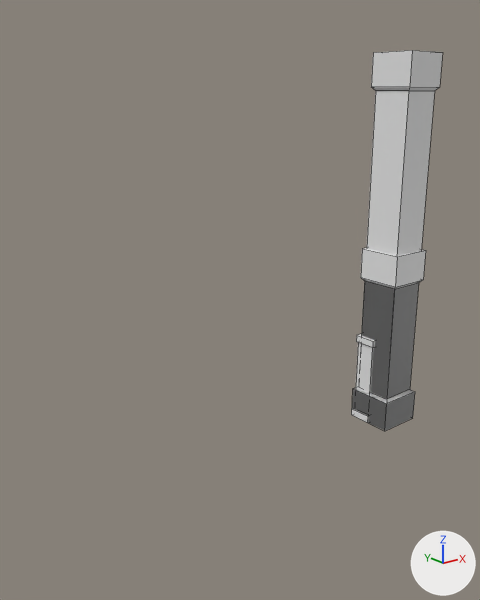
The Blender file BlenderAssets/FConSupport.blend: old version first, new version second.
The view is the same before and after, from a 50 mm camera at (-5.45, -4.71, 3.63) aimed at (-1.77, -0.12, 1.79). Arrows for +X, +Y and +Z are at lower right; the lights stay in place. Mesh edges are drawn as thin lines.

The scene before the commit, as lines of its bpy script (objects in view):
```python
me_cube_002 = bpy.data.meshes.new('Cube.002')
me_cube_002.from_pydata(...)  # 24 vertices, 22 faces; spans x 0.0..0.5, y -0.5..0.0, z 0.0..2.0
me_cube_003 = bpy.data.meshes.new('Cube.003')
me_cube_003.from_pydata(...)  # 24 vertices, 22 faces; spans x 0.0..0.5, y -0.5..0.0, z 0.0..4.0
me_cube_008 = bpy.data.meshes.new('Cube.008')
me_cube_008.from_pydata(...)  # 24 vertices, 22 faces; spans x 0.0..0.25, y -0.25..0.0, z 0.0..1.0
ob_sm_fconsupport1m = bpy.data.objects.new('SM_FConSupport1m', me_cube_008)
ob_sm_fconsupport1m.location = (0.0, 0.0, 0.0)
ob_sm_fconsupport2m = bpy.data.objects.new('SM_FConSupport2m', me_cube_002)
ob_sm_fconsupport2m.location = (0.0, 0.0, 0.0)
ob_sm_fconsupport4m = bpy.data.objects.new('SM_FConSupport4m', me_cube_003)
ob_sm_fconsupport4m.location = (0.0, 0.0, 0.0)
```
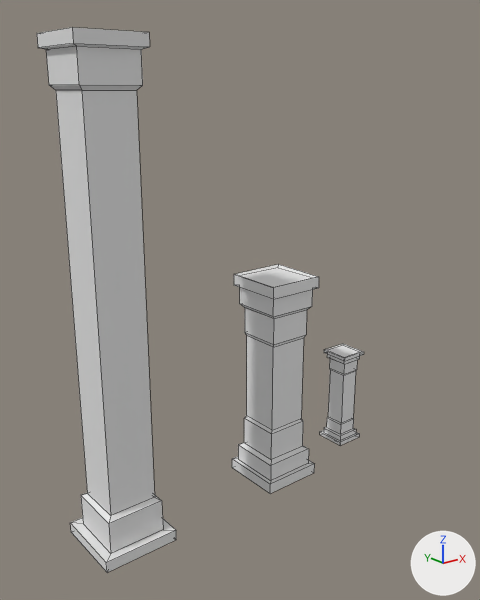
Patch to the scene script:
```diff
--- a/BlenderAssets/FConSupport.blend.py
+++ b/BlenderAssets/FConSupport.blend.py
@@ me_cube_002 @@
 # used by ob_sm_fconsupport2m; location = (0.0, 0.0, 0.0)
-me_cube_002.from_pydata(...)  # 24 vertices, 22 faces; spans x 0.0..0.5, y -0.5..0.0, z 0.0..2.0
+me_cube_002.from_pydata(...)  # 64 vertices, 62 faces; spans x -0.04..0.54, y -0.54..0.04, z -0.02..2.02
+# me_cube_002 part 1
+# 4 faces are deleted
+# 16 vertices move from x 0.0..0.5, y -0.5..0.0, z 0.33..1.67 to x -0.04..0.54, y -0.54..0.04, z -0.02..2.02
+# 32 vertices are added at x 0.0..0.5, y -0.5..0.0, z 0.08..1.91
+# 8 new vertices lie (0.42, 0.0, 0.0) away from vertices in x 0.04, y -0.46..-0.04, z 0.27..1.69
+# 44 new faces join them
@@ me_cube_003 @@
 # used by ob_sm_fconsupport4m; location = (0.0, 0.0, 0.0)
-me_cube_003.from_pydata(...)  # 24 vertices, 22 faces; spans x 0.0..0.5, y -0.5..0.0, z 0.0..4.0
+me_cube_003.from_pydata(...)  # 48 vertices, 46 faces; spans x -0.08..0.58, y -0.58..0.08, z -0.04..4.01
+# me_cube_003 part 2
+# 8 faces are deleted
+# 16 vertices are added at x -0.08..0.58, y -0.58..0.08, z -0.04..3.92
+# 8 new vertices lie (0.0, 0.0, 0.09) away from vertices in x -0.08..0.58, y -0.58..0.08, z -0.04..3.92
+# 32 new faces join them
@@ me_cube_008 @@
 # used by ob_sm_fconsupport1m; location = (0.0, 0.0, 0.0)
-me_cube_008.from_pydata(...)  # 24 vertices, 22 faces; spans x 0.0..0.25, y -0.25..0.0, z 0.0..1.0
+me_cube_008.from_pydata(...)  # 64 vertices, 62 faces; spans x -0.029..0.28, y -0.28..0.029, z -0.004..1.003
+# me_cube_008 part 3: 4 vertices moved from x 0.022, y -0.228..-0.022, z 0.091..0.909 to x 0.025, y -0.228..-0.022, z 0.091..0.909; 40 vertices added at x -0.029..0.28, y -0.28..0.029, z -0.004..1.003
@@ ob_sm_fconsupport2m @@
 ob_sm_fconsupport2m = bpy.data.objects.new('SM_FConSupport2m', me_cube_002)
-ob_sm_fconsupport2m.location = (0.0, 0.0, 0.0)
+ob_sm_fconsupport2m.location = (-1.74, -0.04, 0.0)
@@ ob_sm_fconsupport4m @@
 ob_sm_fconsupport4m = bpy.data.objects.new('SM_FConSupport4m', me_cube_003)
-ob_sm_fconsupport4m.location = (0.0, 0.0, 0.0)
+ob_sm_fconsupport4m.location = (-3.42, 0.0, 0.0)
@@ ob_sm_fconsupport1m @@
 ob_sm_fconsupport1m = bpy.data.objects.new('SM_FConSupport1m', me_cube_008)
-ob_sm_fconsupport1m.location = (0.0, 0.0, 0.0)
+ob_sm_fconsupport1m.location = (-0.59, -0.12, 0.0)
```

Pixel boxes (x1, y1, x2, y2) of what changed, in the pictures (480 x 600 px):
'SM_FConSupport4m', reshaped, moved (52% wider, 43% taller)
    before: (352, 50, 443, 431)
    after: (37, 27, 176, 573)
'SM_FConSupport2m', reshaped, moved
    before: (361, 248, 426, 399)
    after: (232, 264, 319, 493)
'SM_FConSupport1m', reshaped, moved
    before: (352, 334, 375, 423)
    after: (320, 344, 364, 445)
part 1 of me_cube_002, built on
    before: (362, 281, 419, 399)
    after: (233, 288, 315, 484)
part 3 of me_cube_008, built on
    before: (356, 343, 374, 394)
    after: (320, 344, 364, 445)
